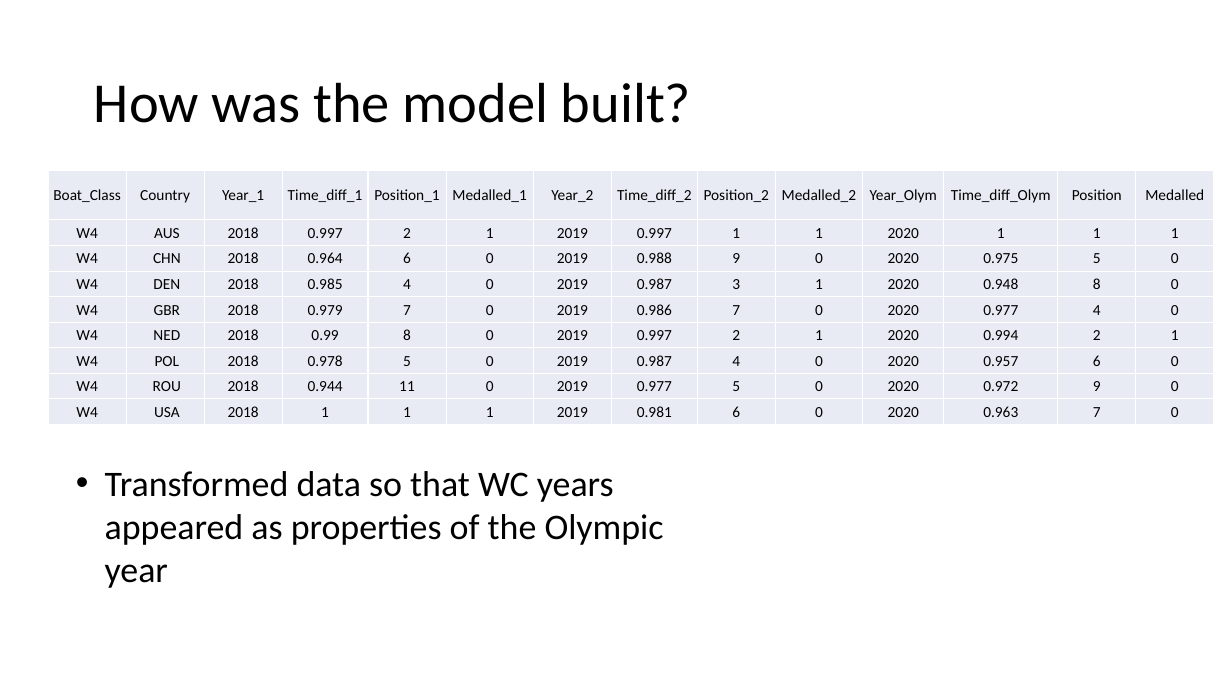
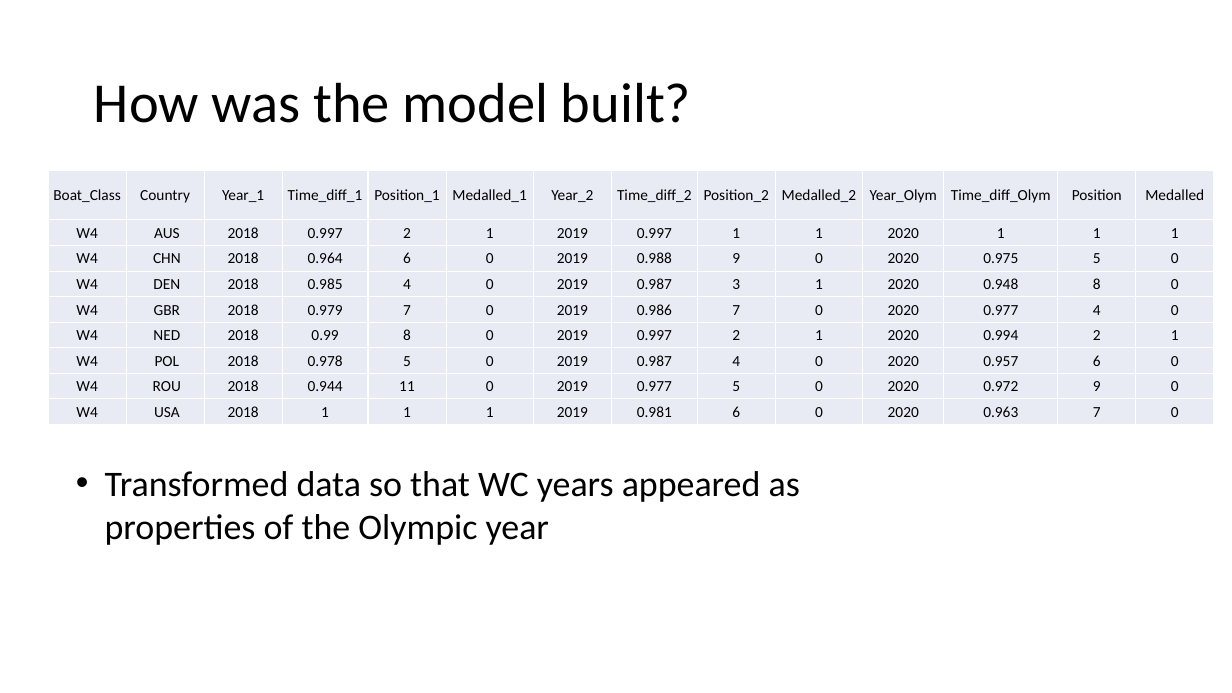
Before and after one commit to simonsuthers/womens-eights-times, a slide deck: slide 5 of UK Sport Presentastion.pptx. Drawn at 1232x693 pixels with LibreOffice and Linux fonts; fonts in the diff are those of the drawing. Boxes give left, top, right and bottom in pixels: in the first picture for what was removed or moved away, otherwise in the second. Text is boxed around its words. In the diff, an @@ line names an element or a change of style, - is before the commit and + after.

```diff
--- a/UK Sport Presentastion.pptx
+++ b/UK Sport Presentastion.pptx
@@ text "Transformed data so that WC ..." rewrapped from (105,471,664,588) to (105,471,800,545) @@
```
Also in this commit, not shown: 3 other slides changed, 2 other files.
